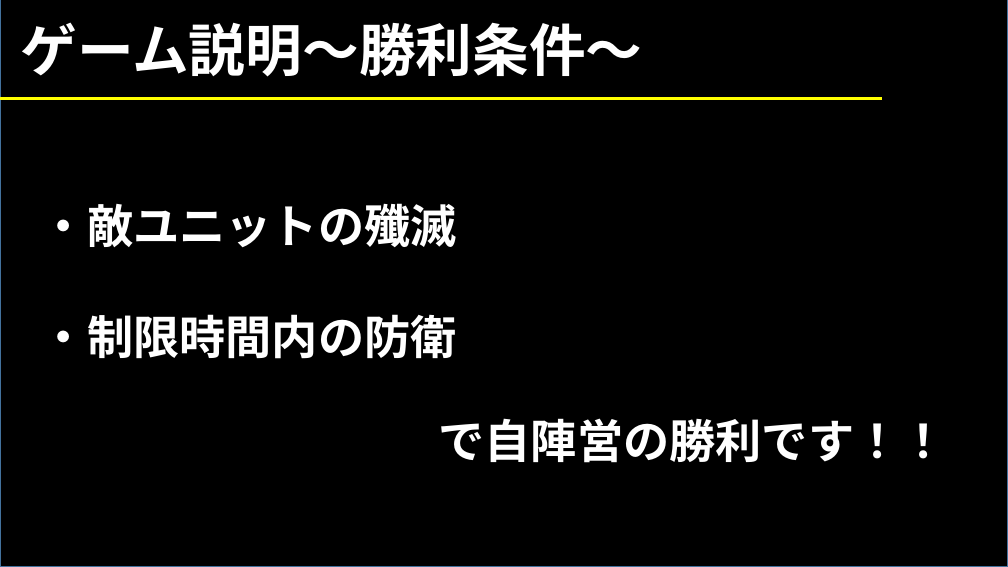
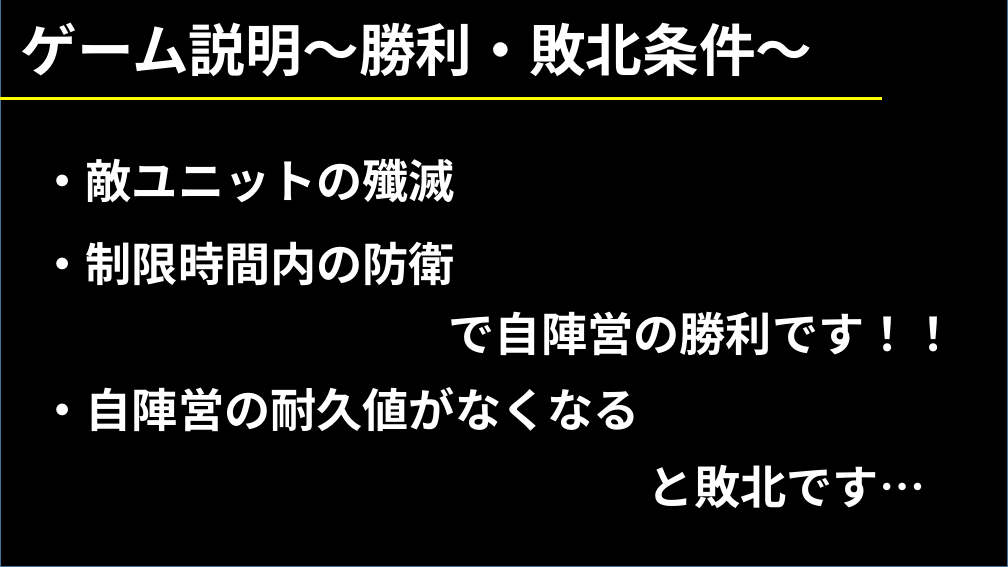
Before and after one commit to 1816023/AGS2021Summer, a slide deck: slide 6 of 仮.pptx (slide 4 before the commit). Drawn at 1008x567 pixels with LibreOffice and Linux fonts; fonts in the diff are those of the drawing. Boxes give left, top, right and bottom in pixels: in the first picture for what was removed or moved away, otherwise in the second. Text is boxed around its words. In the diff, an @@ line names an element or a change of style, - is before the commit and + after.

```diff
--- a/仮.pptx
+++ b/仮.pptx
@@ text at (21, 22, 813, 77): text changed @@
-ゲーム説明～勝利条件～
+ゲーム説明～勝利・敗北条件～
@@ text "・敵ユニットの殲滅": place and size @@
-text "・敵ユニットの殲滅" at (41, 203, 457, 359)
+text "・敵ユニットの殲滅" at (39, 158, 455, 286)
@@ text "・敵ユニットの殲滅" at (39, 158, 455, 286): line spacing 2 to 1.5 @@
@@ text "で自陣営の勝利です！！": place and size @@
-text "で自陣営の勝利です！！" at (438, 418, 946, 463)
+text "で自陣営の勝利です！！" at (449, 311, 957, 356)
@@ text added at (39, 387, 640, 432), 44 pt, text #FFFFFF, bold @@
+・自陣営の耐久値がなくなる
@@ text added at (648, 465, 925, 508), 44 pt, text #FFFFFF, bold @@
+と敗北です…
```
Also in this commit, not shown: 3 other slides changed, 7 slides added, 10 slides removed.
